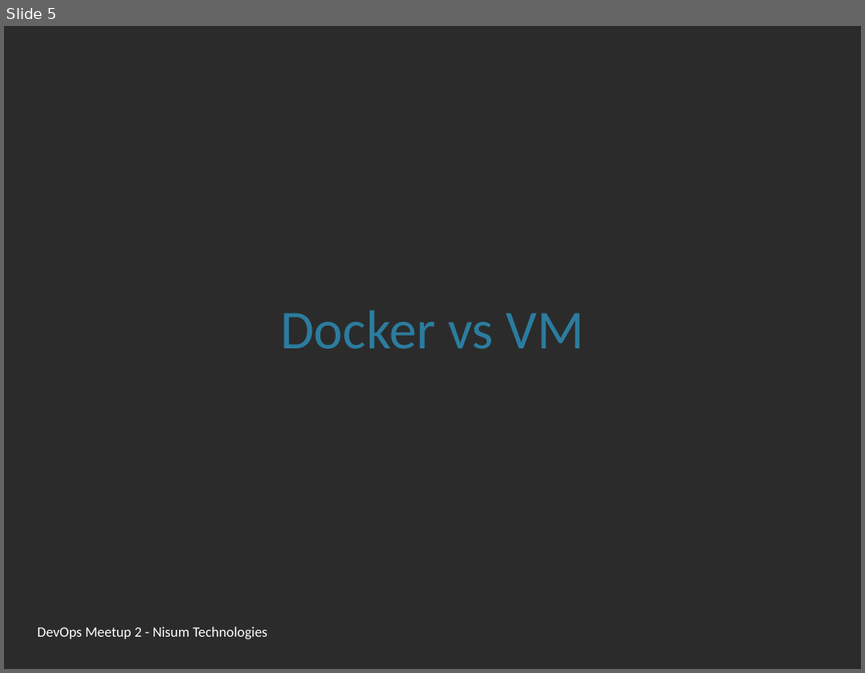
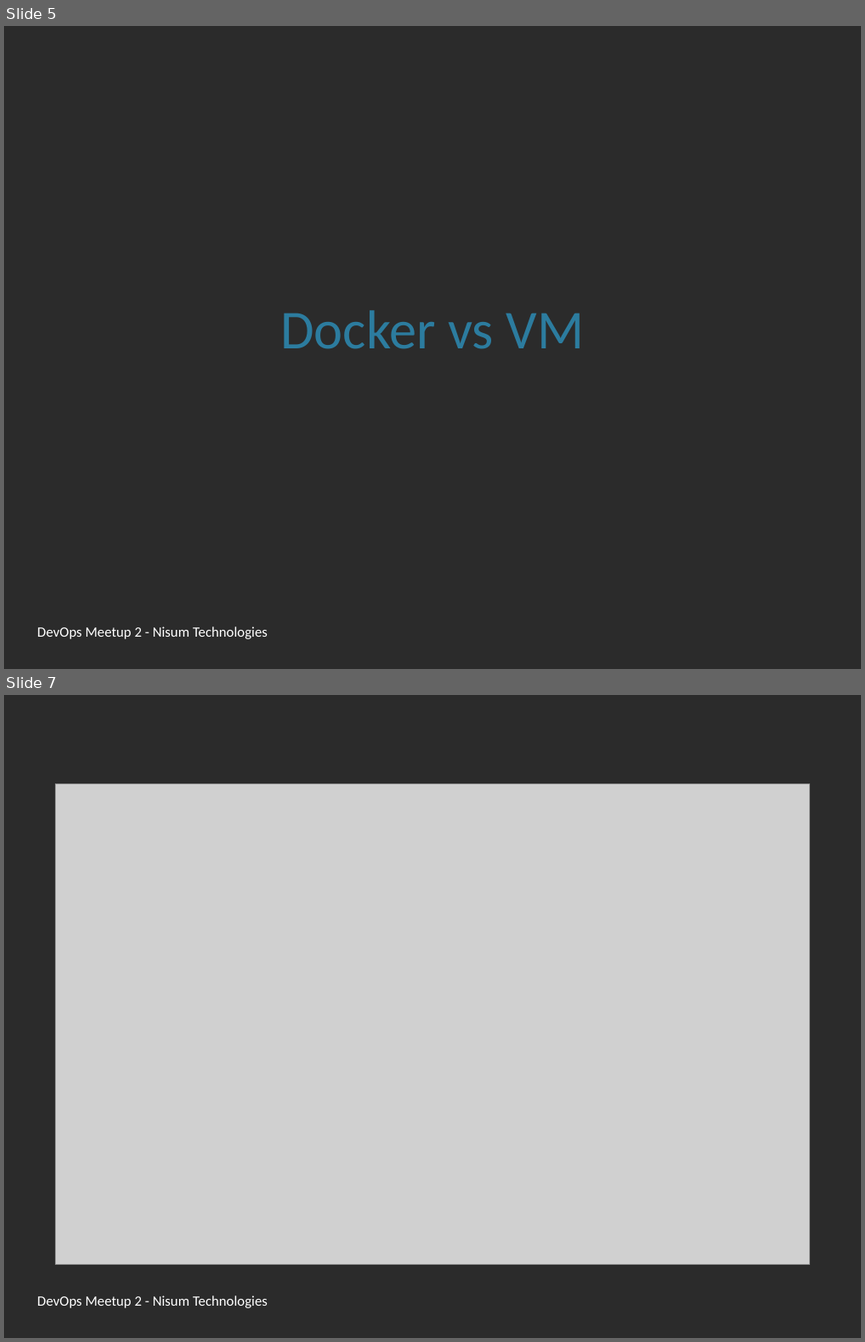
Before and after one commit to zakeeruddin21/Docker-101, a slide deck: Docker 101 - Nisum DevOps Meetup.pptx. Shown one above the other, each under a label of ours: slide 5 before the commit, slides 5 and 7 after it; the slides between them are not shown. The pictures are 865x673 and 865x1342 pixels, drawn with LibreOffice and Linux fonts; fonts in the diff are those of the drawing; grey boxes stand for pictures; background and template pictures are left out; a plain dark background stands for a picture behind light text. Boxes give left, top, right and bottom in pixels: in the first picture for what was removed or moved away, otherwise in the second. Text is boxed around its words. In the diff, an @@ line names an element or a change of style, - is before the commit and + after.

Commit message:
DevOps-meetup-2-second-commit

```diff
--- a/Docker 101 - Nisum DevOps Meetup.pptx
+++ b/Docker 101 - Nisum DevOps Meetup.pptx
@@ slide 7 added at (4, 695, 861, 1338), background picture (left out) @@
@@ picture added at (55, 784, 810, 1264) @@
@@ text added at (37, 1295, 268, 1308), 12 pt, text #FFFFFF @@
+DevOps Meetup 2 - Nisum Technologies
```
Also in this commit, not shown: 2 slides changed, 1 other slide added, 1 other file.
